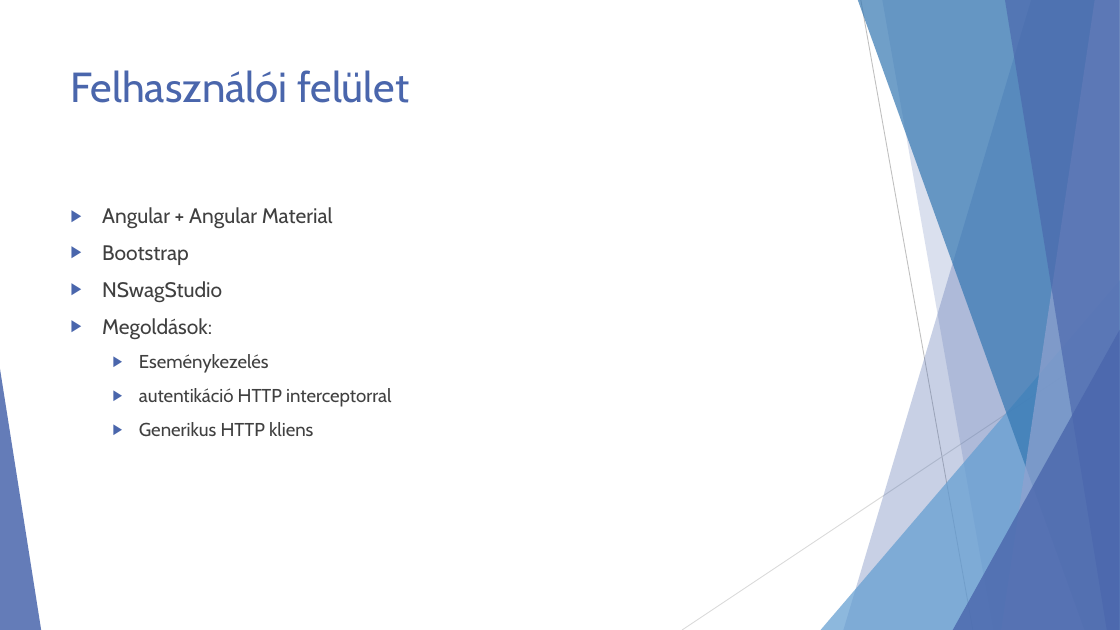
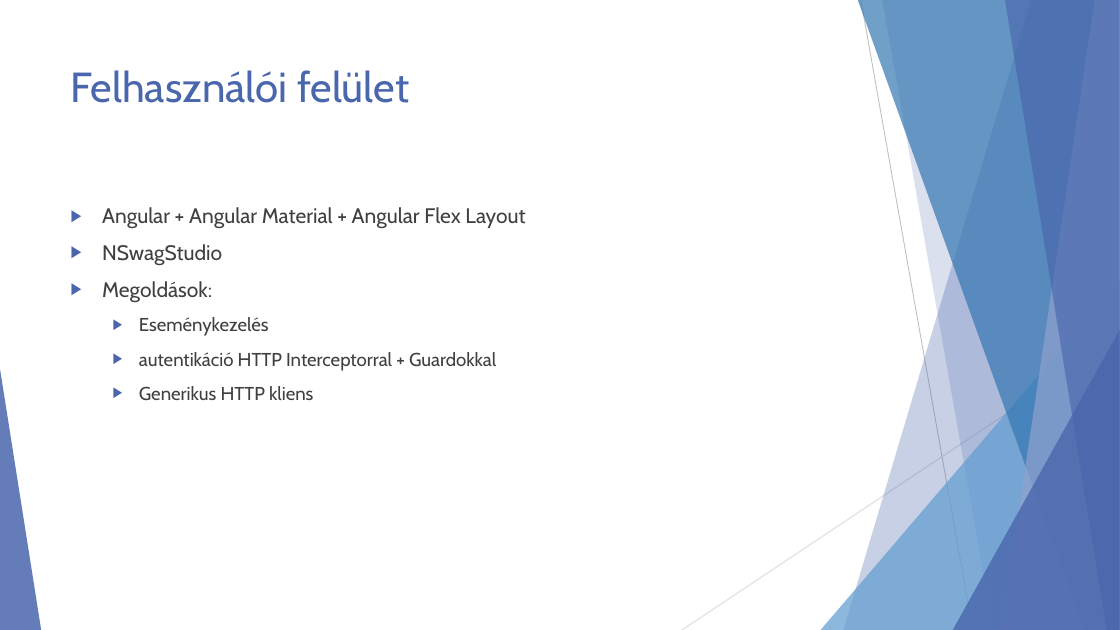
Before and after one commit to Maxtr0n/CurlycircleWebshop, a slide deck: slide 8 of onlab2/presentation.pptx. Drawn at 1120x630 pixels with LibreOffice and Linux fonts; fonts in the diff are those of the drawing. Boxes give left, top, right and bottom in pixels: in the first picture for what was removed or moved away, otherwise in the second. Text is boxed around its words. In the diff, an @@ line names an element or a change of style, - is before the commit and + after.

```diff
--- a/onlab2/presentation.pptx
+++ b/onlab2/presentation.pptx
@@ text at (102,207,525,229): text changed @@
-▶ Angular + Angular Material
-▶ Bootstrap
+▶ Angular + Angular Material + Angular Flex Layout
@@ text at (139,352,496,371): text changed @@
-  ▶ autentikáció HTTP interceptorral
+  ▶ autentikáció HTTP Interceptorral + Guardokkal
```
Also in this commit, not shown: 3 other slides changed, 17 other files.
